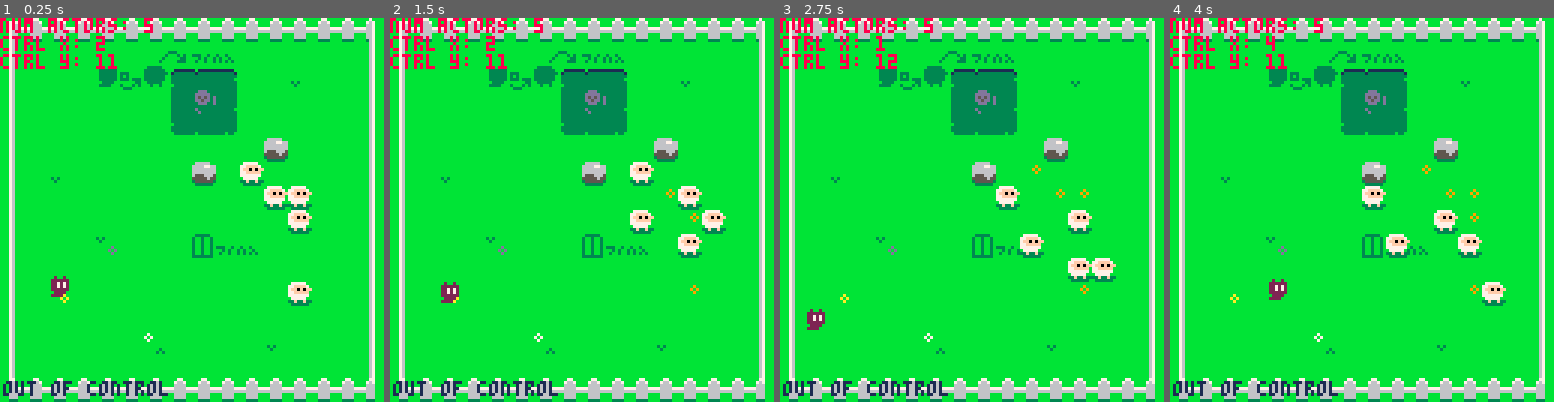
Above: before the commit, frames 1-4 (left to right).
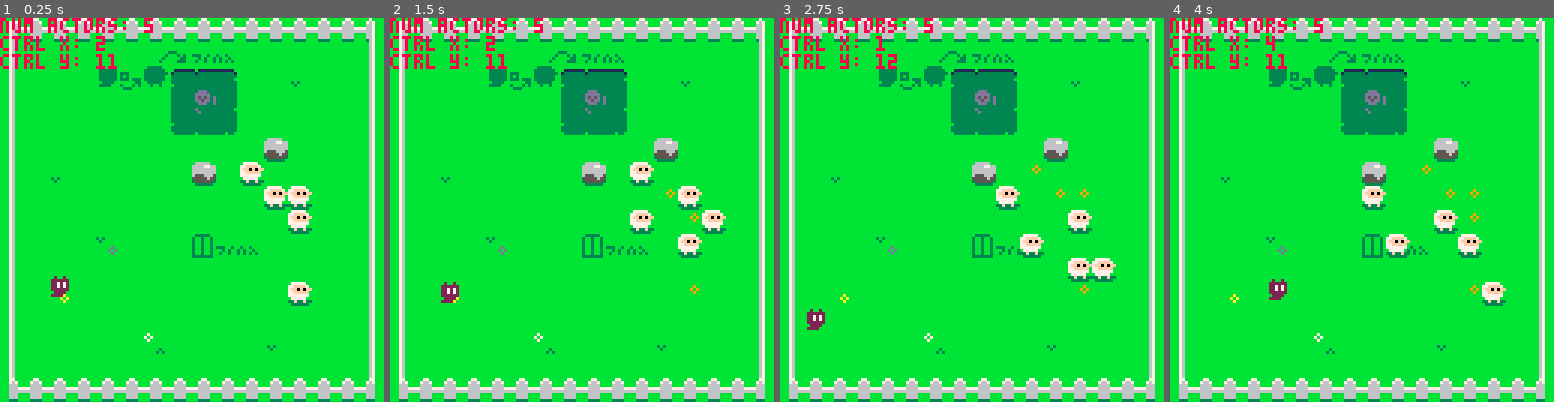
Above: after the commit, the same moments.

Repository: ethanmuller/gmtk-2020-jam
Game: PICO-8 cartridge ooc.p8
Same seed, same stepped clock (60 frames per second), same inputs: the game is played once before the commit and once after it.
Inputs:
- Up to frame 1 (0.25 s): no input
- Up to frame 2 (1.5 s): tap O (Z key) at 0.33, 0.7, 1.43 s
- Up to frame 3 (2.75 s): hold Left 1.97-2.37 s; tap O (Z key) at 2.22 s; hold Down from 2.42 s (still down)
- Up to frame 4 (4 s): release Down at 2.82 s; hold Right 2.87-3.53 s; tap O (Z key) at 3.1, 3.98 s; hold Up from 3.58 s (still down)

The runs differ from the first frame. In frame 1, 0.7% of the frame differs, in the area x 0-44%, y 94-99%; in frame 2, 0.7%; in frame 3, 0.7%; in frame 4, 0.7%.

Commit message:
Remove text at bottom
It's not needed, since we'll probably only control sheep

Diff:
--- a/ooc.p8
+++ b/ooc.p8
@@ -362,15 +362,6 @@
       end
     end
   end
-
-  local px = 1
-  local py = 121
-
-    if ctrl.out then
-      print("out of control", px, py, 1)
-    else
-      print("controlling: "..actors[ctrl.target].name, px, py, 7)
-    end
 end
 
 function _update60()
